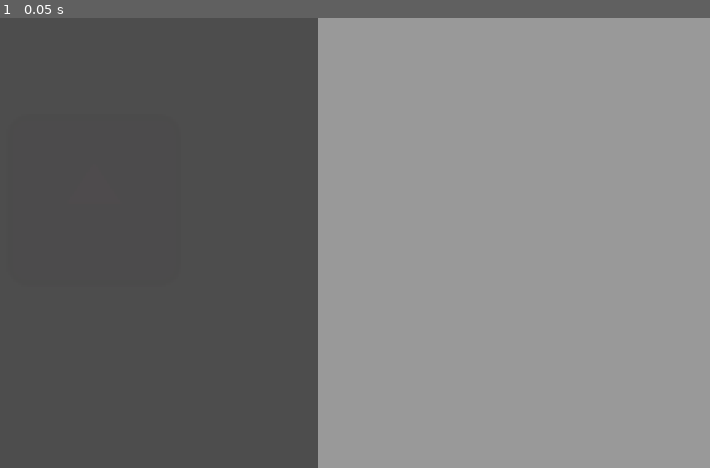
Above: before the commit, frame 1.
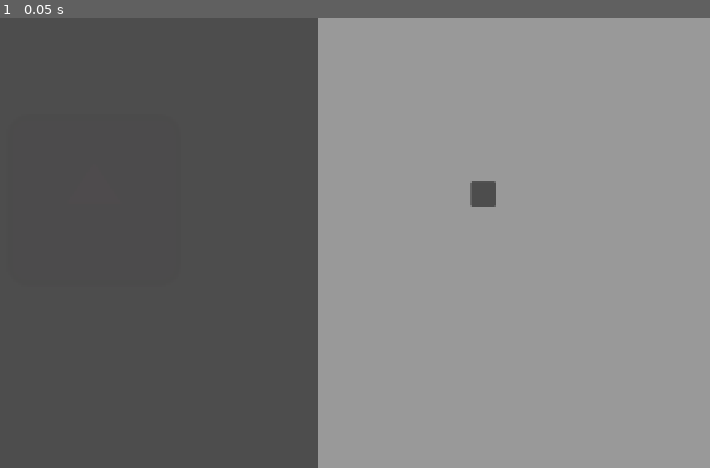
Above: after the commit, the same moment.

Repository: felipemarley/any_colour_you_like
Game: Godot game, scene res://scenes/game.tscn
Two runs of this game, one before a commit and one after it. Both use one fixed random seed, a clock stepped at 60 frames per second and the inputs below. This scene is started directly instead of the project's main scene. The engine's default icon, where the game draws it, is replaced by a stand-in: a white triangle on a blue panel in a dark square.
Inputs:
- Up to frame 1 (0.05 s): no input

The runs differ from the first frame. In frame 1, 0.2% of the frame differs, in the area x 66-70%, y 36-42%.

Commit message:
feat: draggable document

Diff:
--- a/scenes/game.tscn
+++ b/scenes/game.tscn
@@ -1,8 +1,9 @@
-[gd_scene load_steps=6 format=3 uid="uid://cf1dox7gf6ooj"]
+[gd_scene load_steps=7 format=3 uid="uid://cf1dox7gf6ooj"]
 
 [ext_resource type="Texture2D" uid="uid://cftygcr1f7qxc" path="res://icon.svg" id="1_uwrxv"]
 [ext_resource type="Script" uid="uid://1xjq4y0pujq4" path="res://scripts/et.gd" id="2_yqjtg"]
 [ext_resource type="Script" uid="uid://cfg1t4sh8q624" path="res://scripts/document_scene.gd" id="3_lnu2h"]
+[ext_resource type="Script" uid="uid://71kh8v01rvbk" path="res://scripts/document_standard.gd" id="4_lbhrr"]
 
 [sub_resource type="SpriteFrames" id="SpriteFrames_yqjtg"]
 animations = [{
@@ -59,3 +60,12 @@
 layout_mode = 2
 theme_override_styles/panel = SubResource("StyleBoxFlat_lnu2h")
 script = ExtResource("3_lnu2h")
+
+[node name="Document" type="Panel" parent="HSplitContainer/documents"]
+layout_mode = 0
+offset_left = 245.0
+offset_top = 261.0
+offset_right = 285.0
+offset_bottom = 301.0
+script = ExtResource("4_lbhrr")
+metadata/_custom_type_script = "uid://71kh8v01rvbk"
--- a/scripts/document_standard.gd
+++ b/scripts/document_standard.gd
@@ -1,11 +1,18 @@
 class_name Document
 extends Panel
 
-var is_dragged: bool = false
-var can_drag: bool = false
-@export_multiline var document_text = ""
+var is_dragging := false
+var drag_offset := Vector2.ZERO
 
-func _process(delta: float) -> void:
-	pass
-func _ready() -> void:
-	pass
+func _gui_input(event: InputEvent) -> void:
+	if event is InputEventMouseButton:
+		if event.button_index == MOUSE_BUTTON_LEFT:
+			if event.pressed:
+				is_dragging = true
+				drag_offset = get_global_mouse_position() - global_position
+				move_to_front()
+			else:
+				is_dragging = false
+
+	elif event is InputEventMouseMotion and is_dragging:
+		global_position = get_global_mouse_position() - drag_offset
